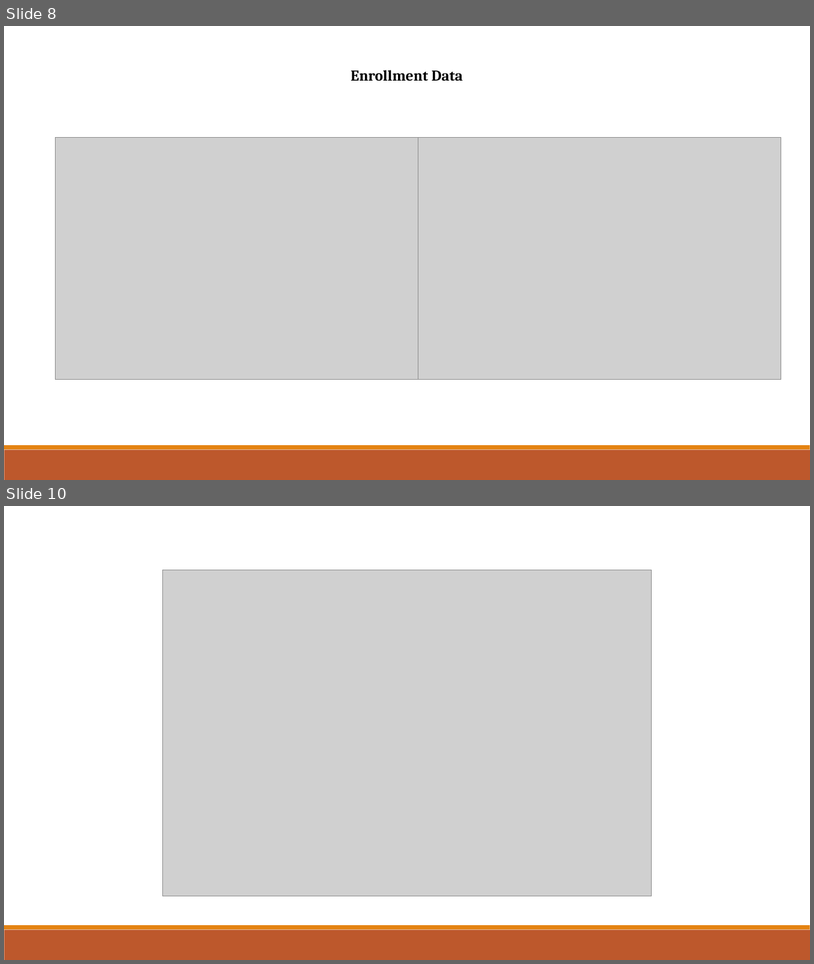
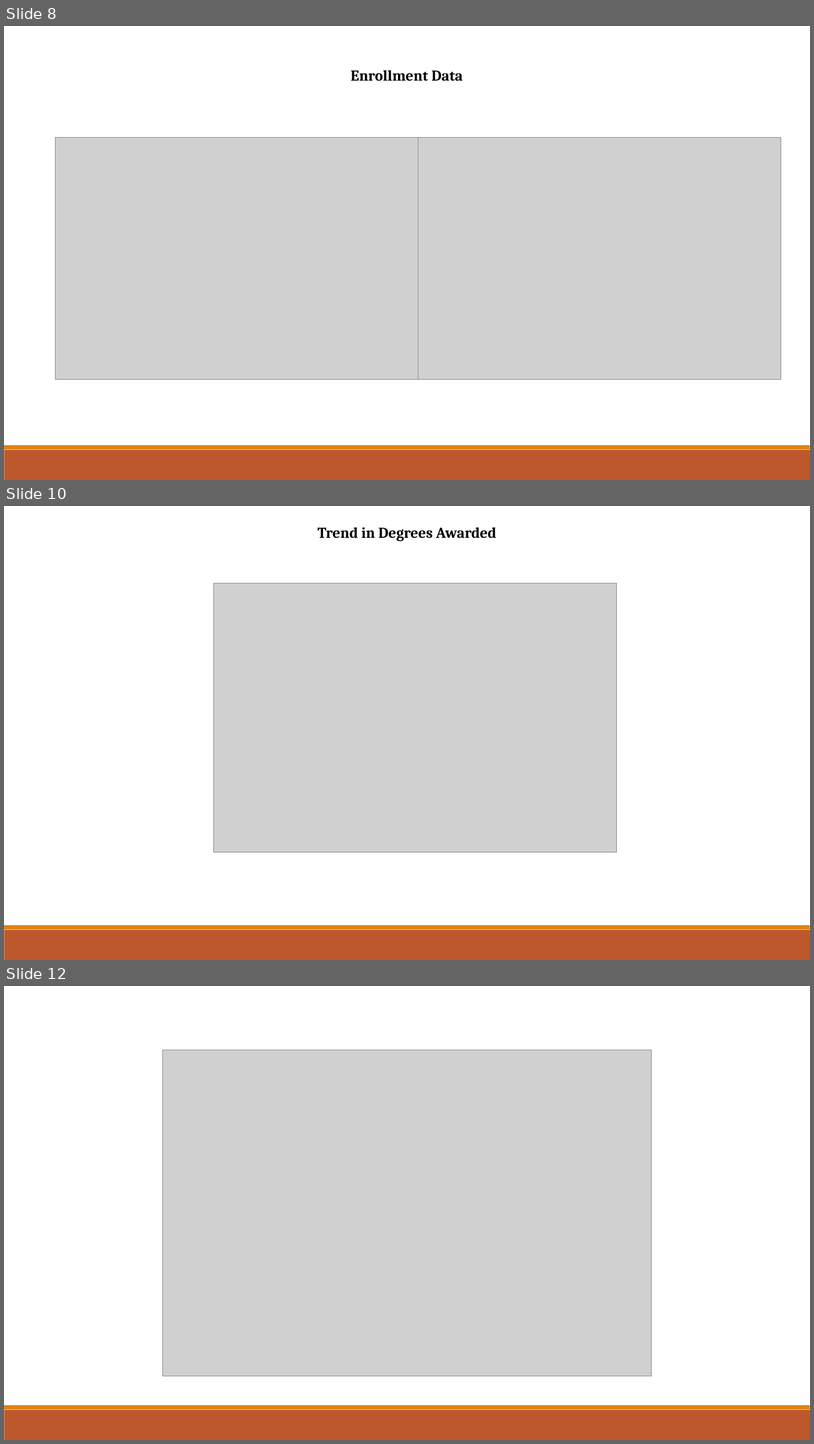
Before and after one commit to grahamb001/Project1, a slide deck: Project 1 Presentation 8-20-2018.pptx. Shown one above the other, each under a label of ours: slides 8 and 10 before the commit, slides 8, 10 and 12 after it; the slides between them are not shown. The pictures are 814x964 and 814x1444 pixels, drawn with LibreOffice and Linux fonts; fonts in the diff are those of the drawing; grey boxes stand for pictures. Boxes give left, top, right and bottom in pixels: in the first picture for what was removed or moved away, otherwise in the second. Text is boxed around its words. In the diff, an @@ line names an element or a change of style, - is before the commit and + after.

```diff
--- a/Project 1 Presentation 8-20-2018.pptx
+++ b/Project 1 Presentation 8-20-2018.pptx
@@ slide 10 added at [4,506,810,960], background #FFFFFF; not listed: 2 template elements that a slide beside it also shows @@
@@ text added at [318,527,496,541], 18 pt, text #000000, bold @@
+Trend in Degrees Awarded
@@ picture added at [214,583,617,852] @@
@@ what was slide 10 is now slide 12 @@
```
Also in this commit, not shown: 2 slides changed, 1 other slide added.
